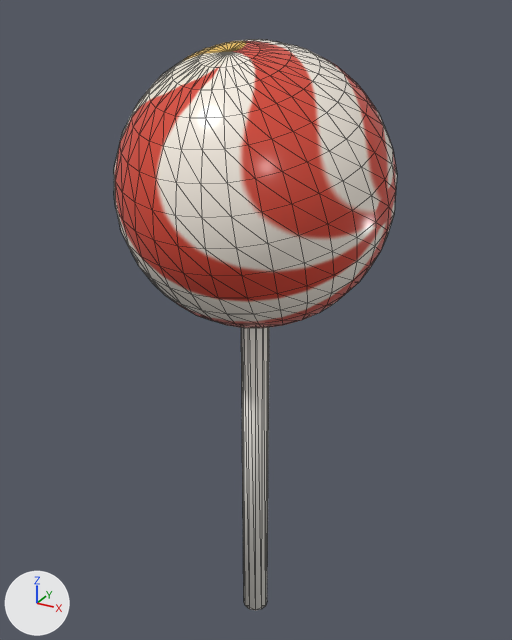
The glTF model art/baked/boot/big-candy.glb, before and after one commit.
Rendered twice from a 50 mm camera at (0.78, -1.415, 1.63) aimed at (-0.021, 0.042, 0.901). The lights are fixed; the arrows at lower left show +X, +Y and +Z. The older version comes first. Mesh edges are drawn as thin lines. Vertices at exactly the same position are counted once.

In view in the first picture: 'candy', 'stick'.
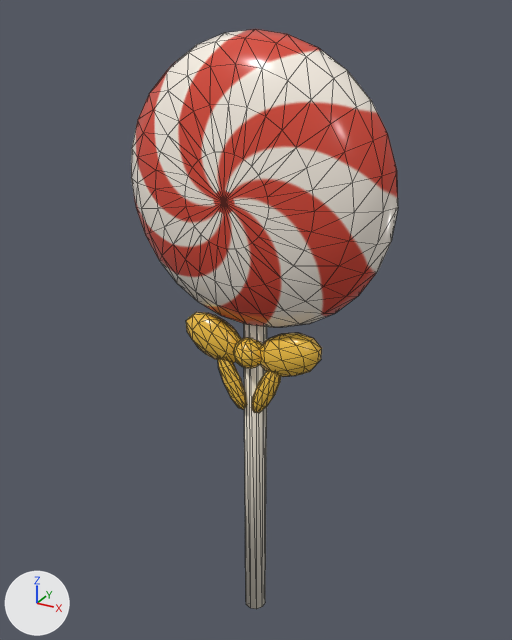
Commit message: Model the candy in Blender: a kit of 25 sweets and a new big candy

Boxes (x1, y1, x2, y2) around the edits, measured in the pictures (512 x 640 px):
'candy', reshaped, turned
    before: (114, 39, 397, 328)
    after: (131, 29, 398, 327)
'stick', reshaped, moved, recoloured
    before: (241, 327, 269, 610)
    after: (186, 312, 322, 609)

The edits, one by one:
me_cylinder is used by ob_stick; location (0.0, 0.0, 0.55).
me_cylinder had 24 vertices, 44 faces and spanned x -0.035..0.035, y -0.035..0.035, z -0.55..0.55.
me_cylinder no longer uses material mat_stick (white #f9f6ef).
me_cylinder now has 282 vertices, 540 faces and spans x -0.186..0.186, y -0.072..0.03, z 0.0..1.0.
me_cylinder part 2: 24 vertices removed from x -0.035..0.035, y -0.035..0.035, z -0.55..0.55; 282 vertices added at x -0.186..0.186, y -0.072..0.03, z 0.0..1.0.
me_cylinder gains material mat_candy (picture img_big_candy_colour).
me_sphere is used by ob_candy; location (0.0, 0.0, 1.25); rotation (0.349, 0.0, 0.0), in degrees (20, 0, 0).
me_sphere had 482 vertices, 960 faces and spanned x -0.32..0.32, y -0.32..0.32, z -0.32..0.32.
me_sphere now has 254 vertices, 504 faces and spans x -0.34..0.34, y -0.14..0.14, z -0.34..0.34.
me_sphere part 1: 482 vertices removed from x -0.32..0.32, y -0.32..0.32, z -0.32..0.32; 254 vertices added at x -0.34..0.34, y -0.14..0.14, z -0.34..0.34, forming a UV sphere (28 segments, 10 rings, poles along y).
Object 'stick' (ob_stick) moves from (0.0, 0.0, 0.55) to (0.0, 0.0, 0.0).
Object 'candy' (ob_candy) turns from (20, 0, 0) to (0, 0, 0) degrees about x, y and z.
